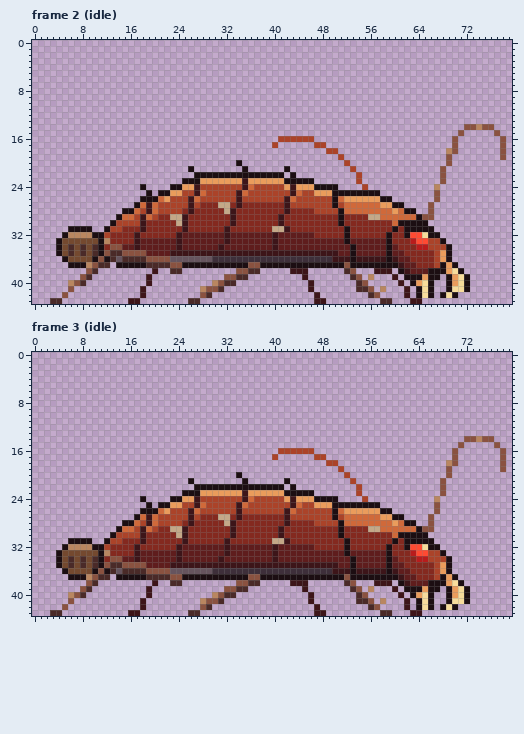
Pixel-art file, stored at assets/source/characters/scatterer/brood/brood-01.ase. That is the earlier state.
80x44 pixels, 16 frames. Shown: frame 2 (idle), frame 3 (idle). The commit also changed other frames, which this record leaves out.
The result:
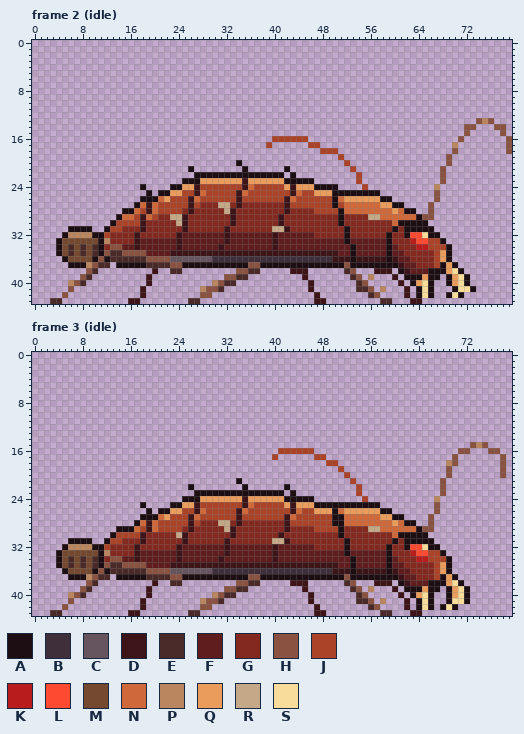
Palette (. is transparent): A #1c0e12  B #3e2f3a  C #66545e  D #3d1519  E #4a2a28  F #5f1d1d  G #84291f  H #8a5240  J #ab4329  K #b81c1c  L #ff4a32  M #74492f  N #d0693a  P #b98660  Q #ea9c5c  R #c4a888  S #f7dc9c
From old to new:
Frame 2 (idle):
y 13: x 74..76 ... -> HPH
y 14: x 74..78 PHH.. -> ...HH
y 15: x 71..72 H. -> .H; x 77..78 H. -> .H
y 16: x 40 . -> J; x 46 J -> .; x 70..71 H. -> .H; x 78..79 H. -> .H
y 17: x 39..40 .J -> J.; x 46 . -> J; x 48 J -> .; x 70 H -> P; x 78..79 H. -> .H
y 18: x 48 . -> J; x 69 P -> .; x 78..79 H. -> .H
y 19: x 78 H -> .
y 36: x 14 C -> E
y 41: x 69..70 AS -> .A; x 72..73 A. -> SA
y 42: x 29 E -> H; x 68..71 ASA. -> .ASA
Frame 3 (idle):
y 14: x 72..76 HHPHH -> .....
y 15: x 71 H -> .; x 73..75 ... -> HPH; x 77 H -> .
y 16: x 70..72 H.. -> .HH; x 76..78 ..H -> HH.
y 20: x 34 A -> .; x 78 . -> H
y 21: x 26 A -> .; x 34..35 .A -> A.; x 42 A -> .
y 22: x 26..34 .AAAAAAAA -> A........; x 36..43 AAAAAA.A -> ......A.
y 23: x 25..26 AA -> ..; x 28..42 QQQQQQQDQQQQQQA -> AAAAAAAAAAAAAA.; x 44..46 AAA -> ...
y 24: x 18 A -> .; x 23..34 AAQQDJJJJJJJ -> ..AAAQQQQQQQ; x 36..50 NJJJJJQDQQQAAAA -> QQQQQQAAAAA....
y 25: x 18..19 .A -> A.; x 21..26 AAQQJJ -> ..AAQQ; x 28 N -> J; x 34..36 DNJ -> JDN; x 42 J -> Q; x 44..49 NJJQQQ -> QQQAAA
y 26: x 18 A -> .; x 20..24 ANQJJ -> .AAQQ; x 26..28 DNJ -> JDN; x 35 J -> N; x 42..44 DNJ -> JDN; x 47..49 JJJ -> QQQ
y 27: x 17..22 ANDNJJ -> .AAANQ; x 27..33 JGGGRRG -> NJJJJJJ; x 35..41 GGGGGGG -> JJJJJJJ; x 43 J -> N; x 51 J -> A
y 28: x 15..18 AANJ -> ..AN; x 25 G -> J; x 27 G -> J; x 31 G -> R; x 33..34 DG -> GD; x 43..46 GGGG -> JJJJ; x 50 J -> A
y 29: x 15..26 NNJDNJGGRRDG -> AANJDNJJJJGD; x 32 G -> R; x 41..42 DG -> GD; x 47..50 GGGG -> JJJJ
y 36: x 14 C -> E
y 42: x 29 E -> H
